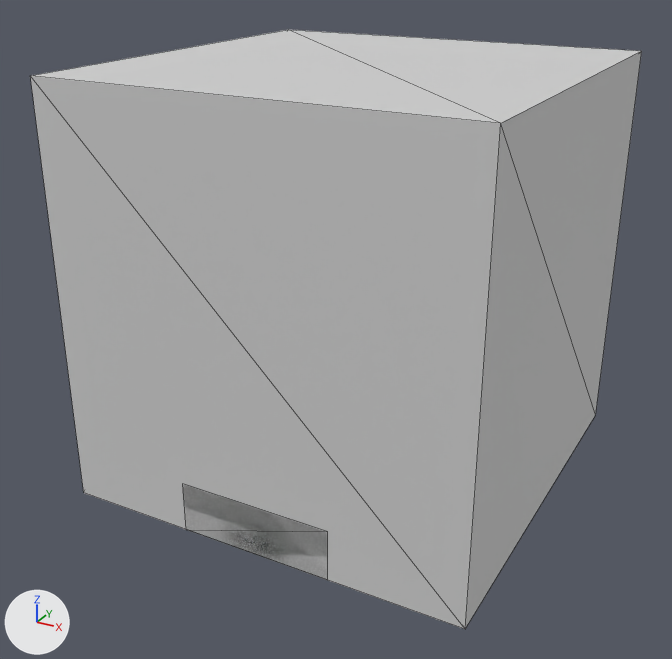
A saved change to the OBJ model original/src/main/resources/assets/eln/model/transformator/transformator.obj.
The view is the same before and after, from a 50 mm camera at (0.978, -1.901, 0.788) aimed at (-0.026, -0.076, -0.124). The axes (+X, +Y, +Z) are drawn at lower left. The lights are the same throughout. The first picture is the older version. Mesh edges are drawn as thin lines. Where no turn or scale is listed for an object, it has been applied to the vertices.

Names of what the first picture shows: 'Minecraft_Block_Cube', 'main'.
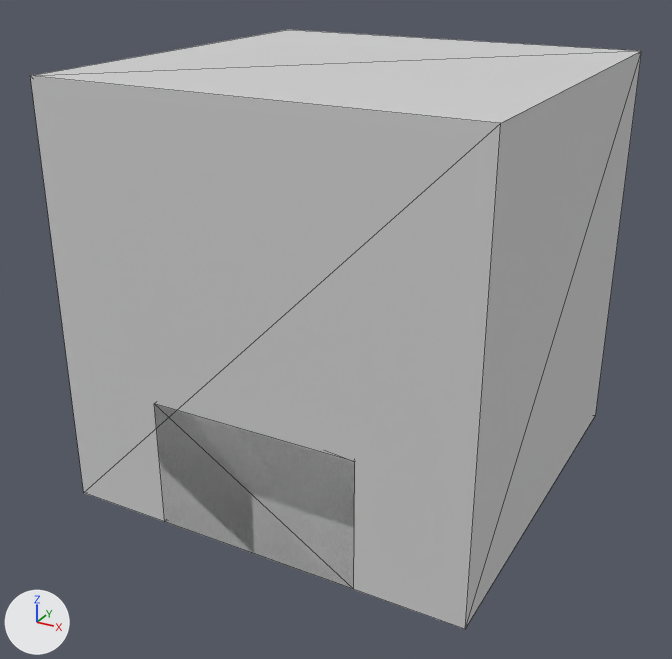
Location of each change, [x1, y1, x2, y2] in pixels of the pictures (672 x 659 px):
```json
{"object": "main", "change": "reshaped", "before": [183, 484, 328, 580], "after": [154, 404, 355, 589]}
```

The change, as JSON lines over the scene's bpy script:
```json
{"block": "me_main", "where": "# used by ob_main; location = (0.0, 0.0, 0.0)"}
{"op": "remove", "block": "me_main", "code": "me_main.from_pydata(...)  # 8 vertices, 12 faces; spans x -0.188..0.188, y -0.5..0.5, z -0.5..-0.375"}
{"op": "add", "block": "me_main", "code": "me_main.from_pydata(...)  # 100 vertices, 176 faces; spans x -0.25..0.25, y -0.5..0.5, z -0.5..-0.056"}
{"block": "me_main", "change": "me_main part 1: 8 vertices removed from x -0.188..0.188, y -0.5..0.5, z -0.5..-0.375; 100 vertices added at x -0.25..0.25, y -0.5..0.5, z -0.5..-0.056"}
```
